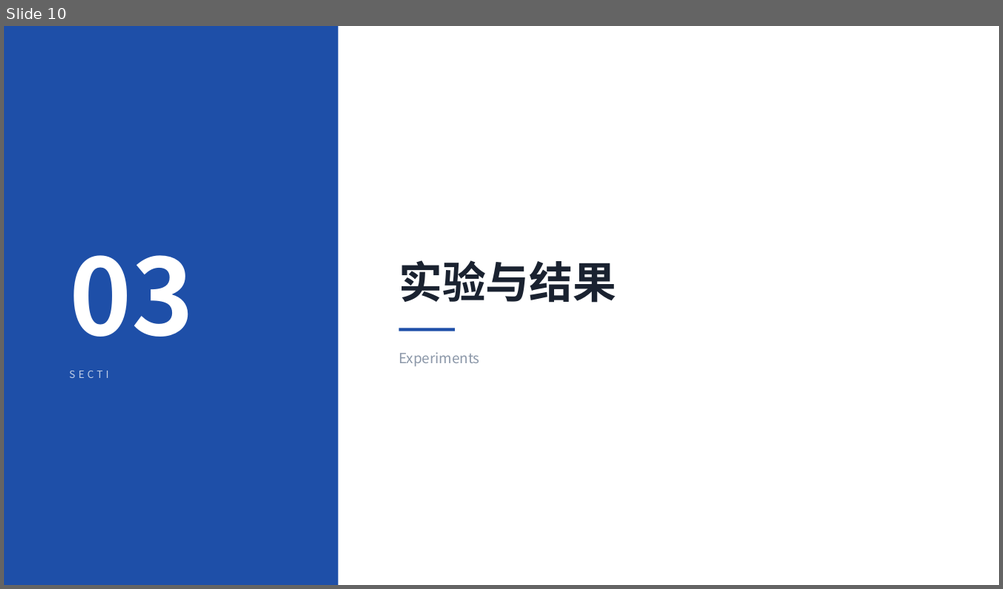
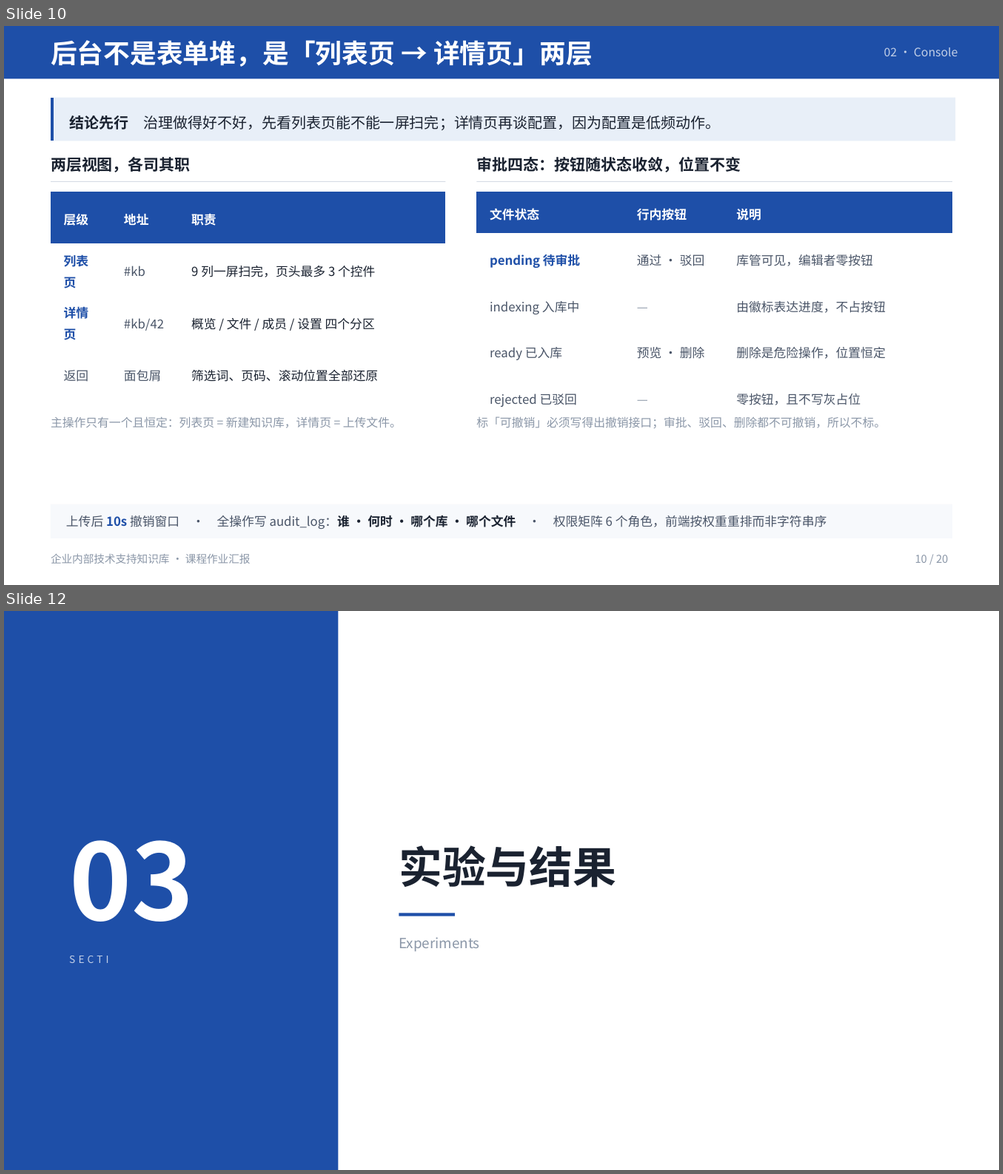
Before and after one commit to NanMuXPY/chenxuanlin-rag-kb, a slide deck: docs/汇报PPT/汇报PPT.pptx. Shown one above the other, each under a label of ours: slide 10 before the commit, slides 10 and 12 after it; the slides between them are not shown. The pictures are 1003x589 and 1003x1174 pixels, drawn with LibreOffice and Linux fonts; fonts in the diff are those of the drawing. Boxes give left, top, right and bottom in pixels: in the first picture for what was removed or moved away, otherwise in the second. Text is boxed around its words. In the diff, an @@ line names an element or a change of style, - is before the commit and + after.

Commit message:
docs(汇报PPT): 更新到 v3.2——补治理后台与门户/接口面板两页，修正过期数字（拒答 100%、版本号、下一步 P0），全 deck 18→20 页

```diff
--- a/docs/汇报PPT/汇报PPT.pptx
+++ b/docs/汇报PPT/汇报PPT.pptx
@@ slide 10 added at bbox=[4, 26, 999, 585], background #FFFFFF @@
@@ rectangle added at bbox=[4, 26, 999, 79], fill #1E4FA8 @@
@@ text added at bbox=[51, 40, 592, 67], 25.5 pt, text #FFFFFF, bold @@
+后台不是表单堆，是「列表页 → 详情页」两层
@@ text added at bbox=[884, 47, 958, 56], 11.2 pt, text #FFFFFF at 72% opacity @@
+02 · Console
@@ freeform shape added at bbox=[51, 98, 955, 141], fill #1E4FA8 @@
@@ rectangle added at bbox=[54, 98, 956, 141], fill #E8EFF8 @@
@@ text added at bbox=[69, 116, 720, 130], 14.2 pt, text #1A2230 @@
+结论先行 治理做得好不好，先看列表页能不能一屏扫完；详情页再谈配置，因为配置是低频动作。
@@ text added at bbox=[51, 157, 190, 173], 15 pt, text #1A2230, bold @@
+两层视图，各司其职
@@ text added at bbox=[476, 157, 740, 173], 15 pt, text #1A2230, bold @@
+审批四态：按钮随状态收敛，位置不变
@@ rectangle added at bbox=[51, 181, 445, 182], fill #D6DCE5 @@
@@ table added at bbox=[51, 192, 445, 400], 4 rows, 3 columns @@
+层级 | 地址 | 职责
+列表页 | #kb | 9 列一屏扫完，页头最多 3 个控件
+详情页 | #kb/42 | 概览 / 文件 / 成员 / 设置 四个分区
+返回 | 面包屑 | 筛选词、页码、滚动位置全部还原
@@ rectangle added at bbox=[476, 181, 952, 182], fill #D6DCE5 @@
@@ table added at bbox=[476, 192, 951, 410], 5 rows, 3 columns @@
+文件状态 | 行内按钮 | 说明
+pending 待审批 | 通过 · 驳回 | 库管可见，编辑者零按钮
+indexing 入库中 | — | 由徽标表达进度，不占按钮
+ready 已入库 | 预览 · 删除 | 删除是危险操作，位置恒定
+rejected 已驳回 | — | 零按钮，且不写灰占位
@@ text added at bbox=[51, 417, 401, 429], 11.2 pt, text #8B97A8 @@
+主操作只有一个且恒定：列表页 = 新建知识库，详情页 = 上传文件。
@@ text added at bbox=[476, 417, 885, 429], 11.2 pt, text #8B97A8 @@
+标「可撤销」必须写得出撤销接口；审批、驳回、删除都不可撤销，所以不标。
@@ rectangle added at bbox=[51, 505, 951, 540], fill #F7F9FC @@
@@ text added at bbox=[66, 515, 827, 529], 12 pt, text #4A5568 @@
+上传后 10s 撤销窗口 · 全操作写 audit_log：谁 · 何时 · 哪个库 · 哪个文件 · 权限矩阵 6 个角色，前端按权重重排而非字符串序
@@ text added at bbox=[51, 554, 250, 564], 10.5 pt, text #8B97A8 @@
+企业内部技术支持知识库 · 课程作业汇报
@@ text added at bbox=[915, 555, 948, 563], 10.5 pt, text #8B97A8 @@
+10 / 20
@@ what was slide 10 is now slide 12 @@
```
Also in this commit, not shown: 11 slides changed, 1 other slide added, 20 other files.
